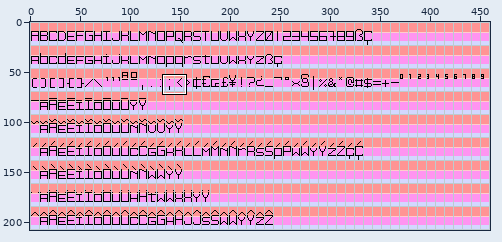
A pixel-art file gets an edit: src/eletromono_regular.aseprite. The picture above shows the old version from afar; the outline marks the close-up.
Close-up. As it was:
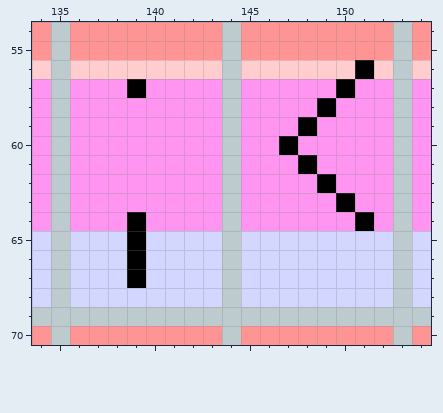
460x208 pixels, 1 frame. Shown: x 134..154, y 54..70. The commit also changed other parts of the picture, which this record leaves out.
Once edited:
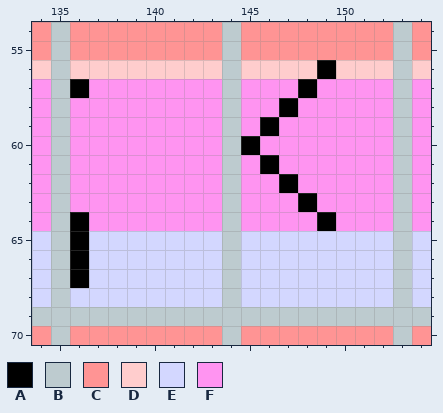
Palette (. is transparent): A #000000  B #bdcbcf  C #ff9494  D #ffcdcd  E #d3d7ff  F #ff94f1
Diff:
Layer "Fonts":
y 56: x 149 D -> A; x 151 A -> D
y 57: x 136 F -> A; x 139 A -> F; x 148 F -> A; x 150 A -> F
y 58: x 147 F -> A; x 149 A -> F
y 59: x 146 F -> A; x 148 A -> F
y 60: x 145 F -> A; x 147 A -> F
y 61: x 146 F -> A; x 148 A -> F
y 62: x 147 F -> A; x 149 A -> F
y 63: x 148 F -> A; x 150 A -> F
y 64: x 136 F -> A; x 139 A -> F; x 149 F -> A; x 151 A -> F
y 65..67: x 136 E -> A; x 139 A -> E
Changed places in both close-ups, as pixel boxes (x1, y1, x2, y2):
changed: (241, 60, 374, 231)
changed: (70, 79, 146, 98)
changed: (70, 212, 146, 288)
